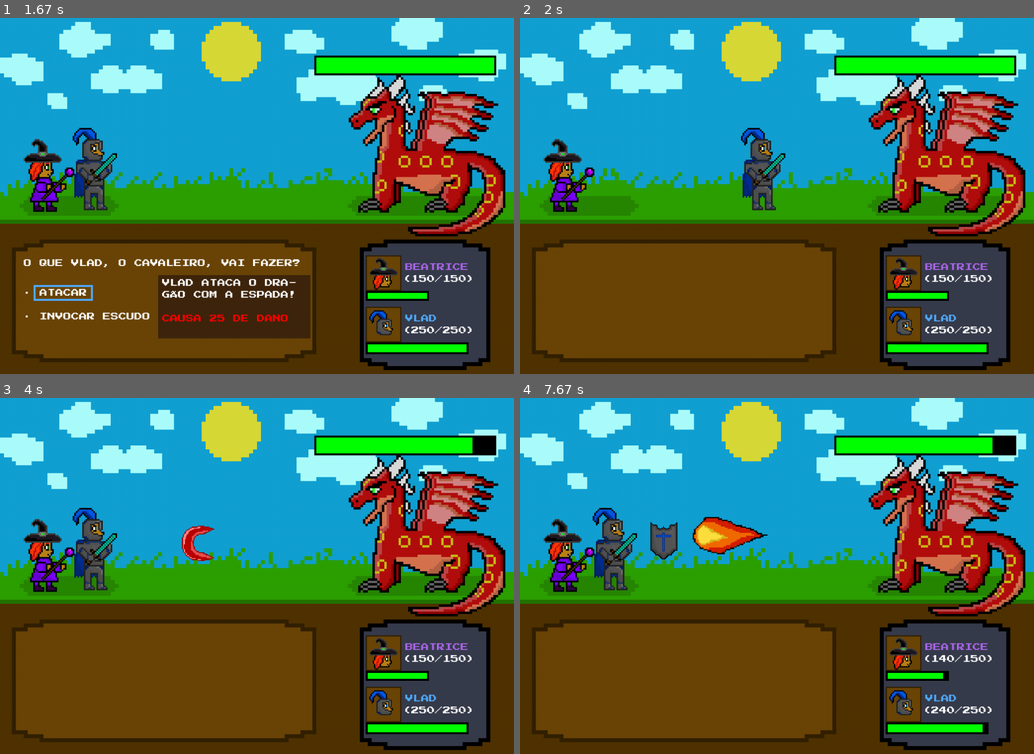
Above: before the commit, frames 1-4 (two rows, left to right).
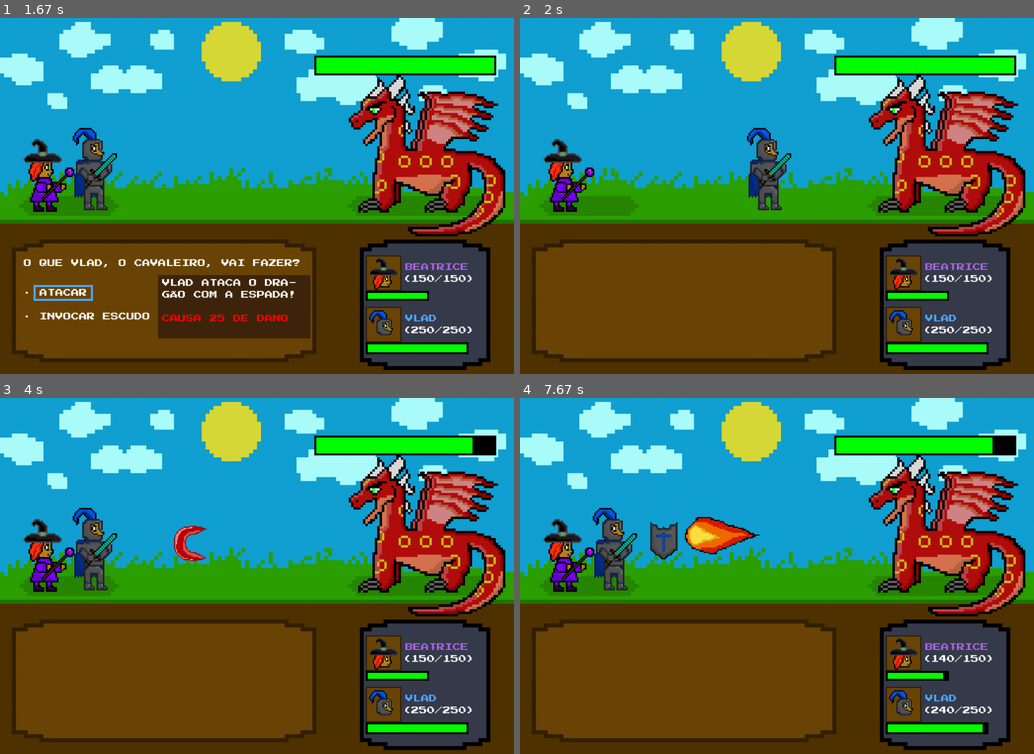
Above: after the commit, the same moments.

Repository: andrelsoaresf-prog/Projeto-Pygame
Game: pygame game, started from main.py
The game is run twice, just before and just after one commit, with the same random seed, the same clock (stepped at 60 frames per second) and the same inputs.
Inputs (mouse positions are in pixels of both pictures, inside the frame that each line leads up to):
- Up to frame 1 (1.67 s): press the mouse at (257, 220) at 0.37 s; move the mouse to (195, 210) at 0.47 s; release the mouse at (133, 199) at 0.6 s; press the mouse at (257, 220) at 0.7 s; move the mouse to (282, 252) at 0.8 s; release the mouse at (303, 285) at 0.93 s; click (190, 220) at 1.05 s; hold Up 1.33-1.63 s
- Up to frame 2 (2 s): press the mouse at (710, 220) at 1.7 s; move the mouse to (823, 203) at 1.8 s; release the mouse at (936, 188) at 1.93 s
- Up to frame 3 (4 s): tap Enter at 2, 3.4 s; hold Up 2.33-2.63 s; press the mouse at (190, 600) at 2.7 s; move the mouse to (241, 597) at 2.8 s; release the mouse at (298, 597) at 2.93 s; hold Up 3-3.37 s; press the mouse at (190, 600) at 3.77 s; move the mouse to (205, 533) at 3.87 s; move the mouse to (226, 469) at 3.97 s
- Up to frame 4 (7.67 s): release the mouse at (746, 469) at 4 s; hold Up 4.07-4.43 s; press the mouse at (710, 600) at 4.5 s; move the mouse to (658, 543) at 4.6 s; release the mouse at (602, 487) at 4.73 s; hold Down 4.8-5.1 s; tap Enter at 5.13 s; press the mouse at (710, 600) at 5.5 s; move the mouse to (715, 611) at 5.6 s; release the mouse at (720, 625) at 5.73 s; hold Down 5.8-6.1 s; click "CADA UM E ANULA" at 6.18 s; hold Down 6.87-7.23 s; click (931, 540) at 7.32 s

Frame 1 is identical in both runs. In frame 2, 1.3% of the frame differs, in the area x 43-53%, y 30-55%; in frame 3, 0.5%; in frame 4, 0.8%.

Commit message:
criando a versão beta 2.0

Diff:
--- a/Habilidades.py
+++ b/Habilidades.py
@@ -25,7 +25,7 @@
 
 def beatrice_defesa(tempo):
     tempo += 1
-    if tempo <= 100:
+    if tempo <= 90:
         return tempo, True, False
     else:
         return 0, False, True
--- a/main.py
+++ b/main.py
@@ -414,7 +414,7 @@
         if turno == "beatrice_defesa":
             tempo, fada, completo = hb.beatrice_defesa(tempo)
 
-            if tempo < 100:
+            if tempo < 90:
                 som_tocou = aux.tocar_uma_vez(som_fada, som_tocou)
 
             if completo:
@@ -532,7 +532,7 @@
                 musica_parou = False
 
         pygame.display.update()
-        clock.tick(90)
+        clock.tick(95)
 
     pygame.quit()
 
